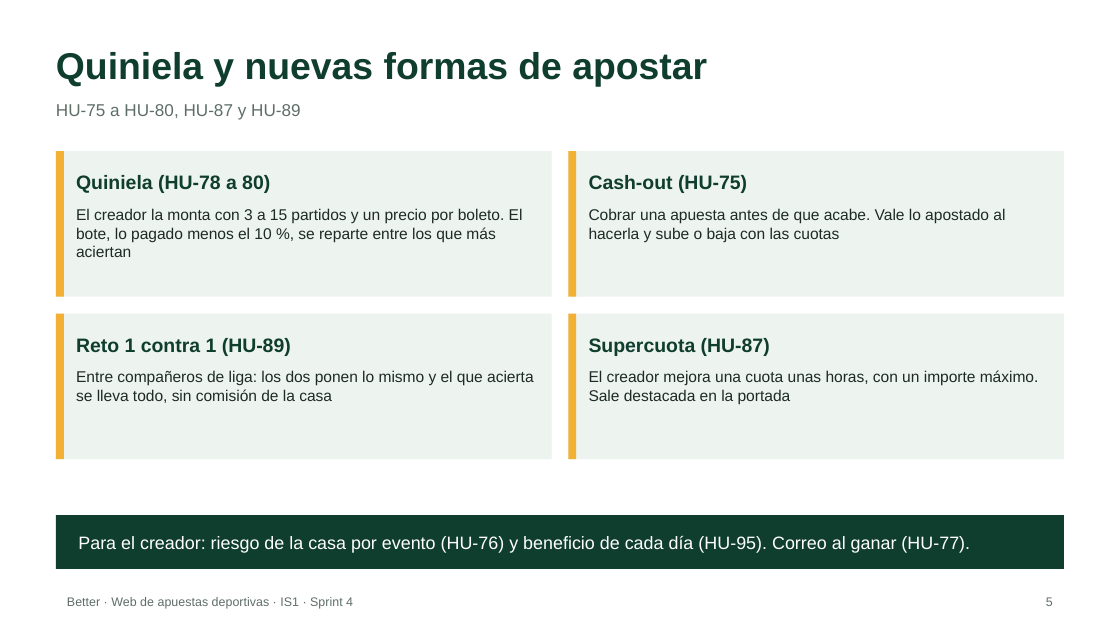
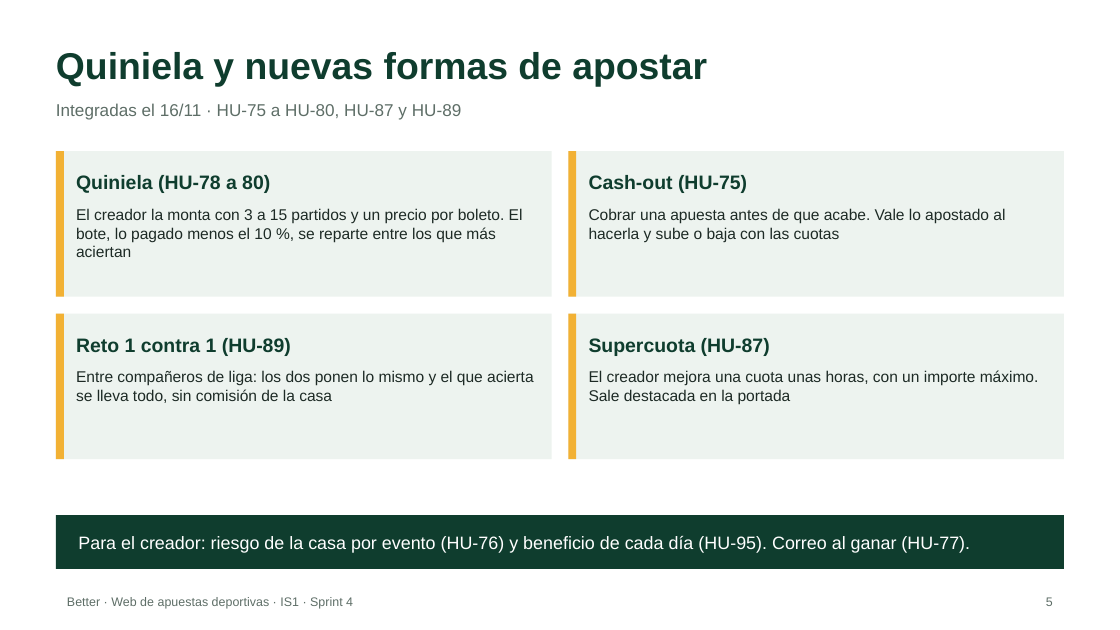
Before and after one commit to riverri/IS1, a slide deck: slide 5 of docs/presentaciones/Better_Sprint_4.pptx. Drawn at 1120x630 pixels with LibreOffice and Linux fonts; fonts in the diff are those of the drawing. Boxes give left, top, right and bottom in pixels: in the first picture for what was removed or moved away, otherwise in the second. Text is boxed around its words. In the diff, an @@ line names an element or a change of style, - is before the commit and + after.

```diff
--- a/docs/presentaciones/Better_Sprint_4.pptx
+++ b/docs/presentaciones/Better_Sprint_4.pptx
@@ text at (56, 103, 462, 120): text changed @@
-HU-75 a HU-80, HU-87 y HU-89
+Integradas el 16/11 · HU-75 a HU-80, HU-87 y HU-89
```
Also in this commit, not shown: 5 other slides changed, 9 other files.
